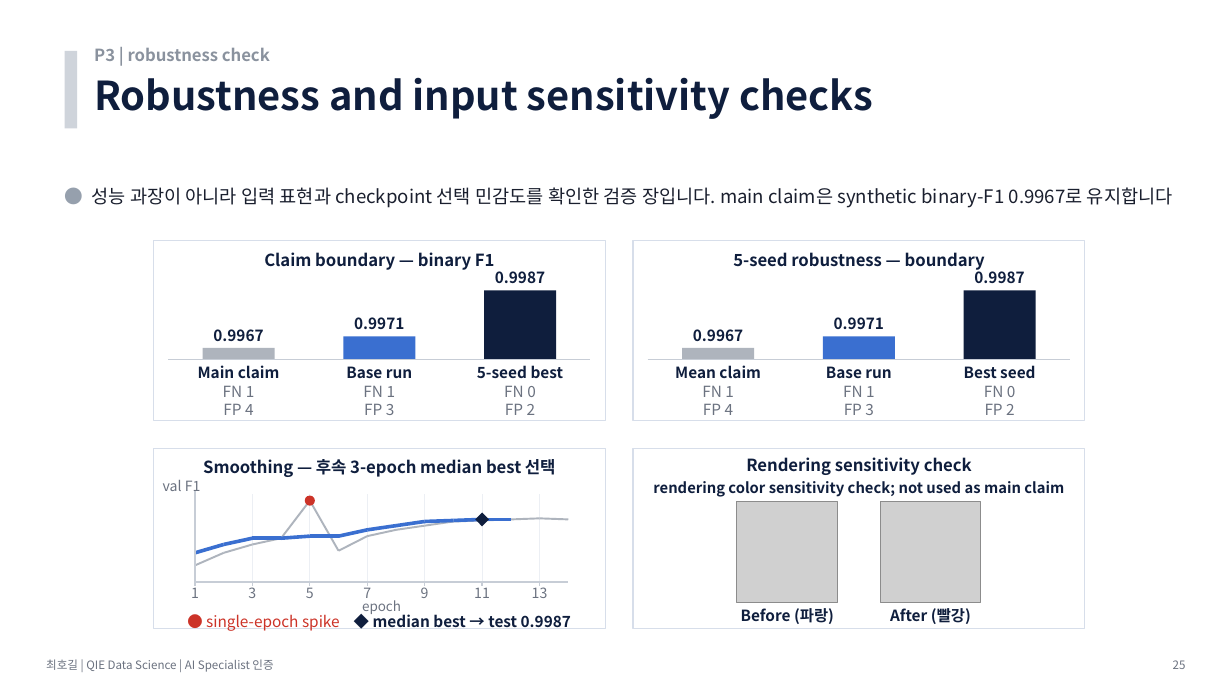
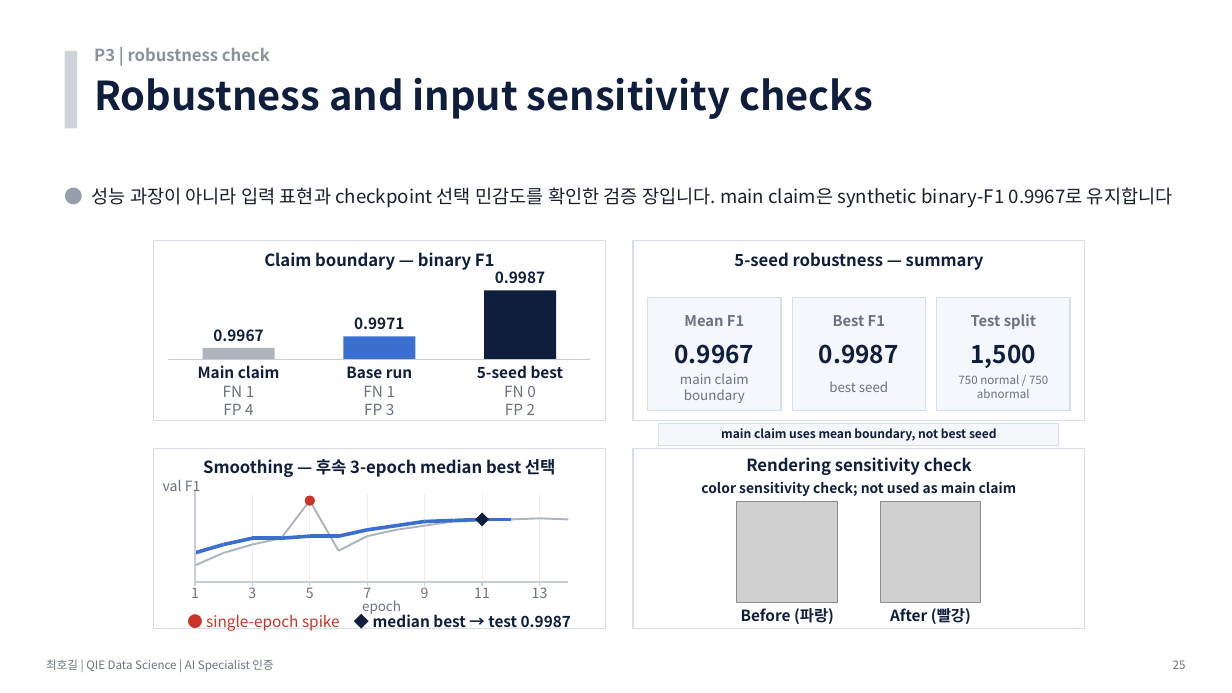
Before and after one commit to hogil/fbm_paper, a slide deck: slide 25 of recommendation/presentation/'26년 AI Specialist 면점 심사 자료_메모리사업부_최호길.pptx. Drawn at 1232x693 pixels with LibreOffice and Linux fonts; fonts in the diff are those of the drawing; grey boxes stand for pictures. Boxes give left, top, right and bottom in pixels: in the first picture for what was removed or moved away, otherwise in the second. Text is boxed around its words. In the diff, an @@ line names an element or a change of style, - is before the commit and + after.

```diff
--- a/recommendation/presentation/'26년 AI Specialist 면점 심사 자료_메모리사업부_최호길.pptx
+++ b/recommendation/presentation/'26년 AI Specialist 면점 심사 자료_메모리사업부_최호길.pptx
@@ text at <box>734,252,984,270</box>: text changed @@
-5-seed robustness — boundary
+5-seed robustness — summary
@@ rectangle: place and size @@
-rectangle at <box>682,348,754,360</box>
+rectangle at <box>648,298,781,410</box>
@@ rectangle at <box>648,298,781,410</box>: fill #AEB4BD to #F4F7FB; outline none to #D7DEEA 1 pt @@
@@ rectangle: place and size @@
-rectangle at <box>823,336,895,360</box>
+rectangle at <box>792,298,925,410</box>
@@ rectangle at <box>792,298,925,410</box>: fill #3A6FD0 to #F4F7FB; outline none to #D7DEEA 1 pt @@
@@ rectangle: place and size @@
-rectangle at <box>964,290,1036,360</box>
+rectangle at <box>937,298,1070,410</box>
@@ rectangle at <box>937,298,1070,410</box>: fill #0F1E3D to #F4F7FB; outline none to #D7DEEA 1 pt @@
@@ text at <box>684,315,744,326</box>: text changed; size 12 to 11.5 pt; text colour #0F1E3D to #6B7280 @@
-Mean claim
+Mean F1
@@ text added at <box>833,315,885,326</box>, 11.5 pt, text #6B7280, bold @@
+Best F1
@@ text removed at <box>834,317,884,329</box> @@
-0.9971
@@ text added at <box>971,314,1036,329</box>, 11.5 pt, text #6B7280, bold @@
+Test split
@@ text "0.9967": place and size @@
-text "0.9967" at <box>693,329,743,341</box>
+text "0.9967" at <box>675,344,755,364</box>
@@ text "0.9967" at <box>675,344,755,364</box>: size 12 to 19 pt @@
@@ text "0.9987" at <box>819,344,899,364</box>: size 12 to 19 pt @@
@@ text "0.9987": place and size @@
-text "0.9987" at <box>974,268,1024,283</box>
+text "0.9987" at <box>819,344,899,364</box>
@@ text at <box>971,344,1036,368</box>: text changed; size 12 to 19 pt; text colour #6B7280 to #0F1E3D; bold on @@
-FN 1
+1,500
@@ line removed from (648, 360) to (1070, 360) @@
@@ text added at <box>680,373,749,403</box>, 10.4 pt, text #6B7280 @@
+main claim boundary
@@ text removed at <box>702,385,734,397</box> @@
-FN 1
@@ text removed at <box>826,366,891,378</box> @@
-Base run
@@ text at <box>829,381,888,392</box>: text changed; size 12 to 10.4 pt; text colour #0F1E3D to #6B7280; bold off @@
-Best seed
+best seed
@@ text added at <box>958,375,1048,398</box>, 9 pt, text #6B7280 @@
+750 normal / 750 abnormal
@@ text removed at <box>984,385,1016,397</box> @@
-FN 0
@@ text removed at <box>703,403,734,415</box> @@
-FP 4
@@ text removed at <box>844,403,874,415</box> @@
-FP 3
@@ text removed at <box>985,403,1015,415</box> @@
-FP 2
@@ rectangle added at <box>659,423,1059,445</box>, fill #F4F7FB, outline #D7DEEA 1 pt @@
@@ text added at <box>721,428,997,441</box>, 9.4 pt, text #0F1E3D, bold @@
+main claim uses mean boundary, not best seed
@@ text at <box>701,482,1016,496</box>: text changed; size 11.5 to 10.8 pt @@
-rendering color sensitivity check; not used as main claim
+color sensitivity check; not used as main claim
```
Also in this commit, not shown: 12 other slides changed, 2 other files.
